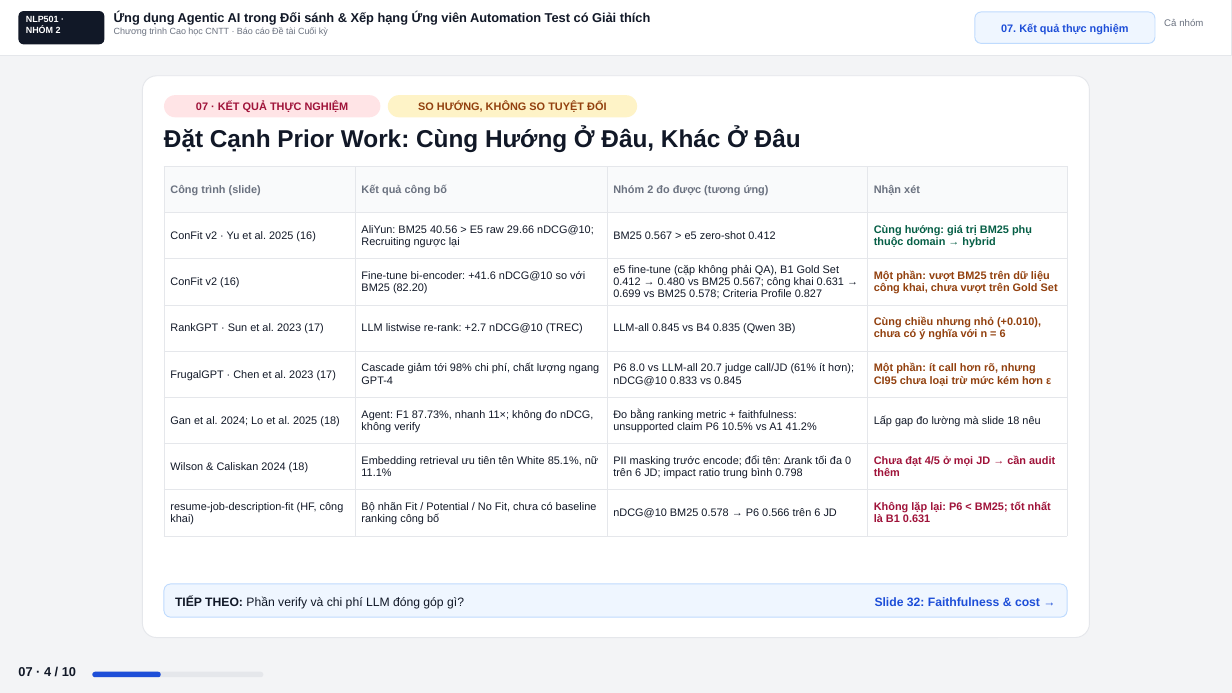
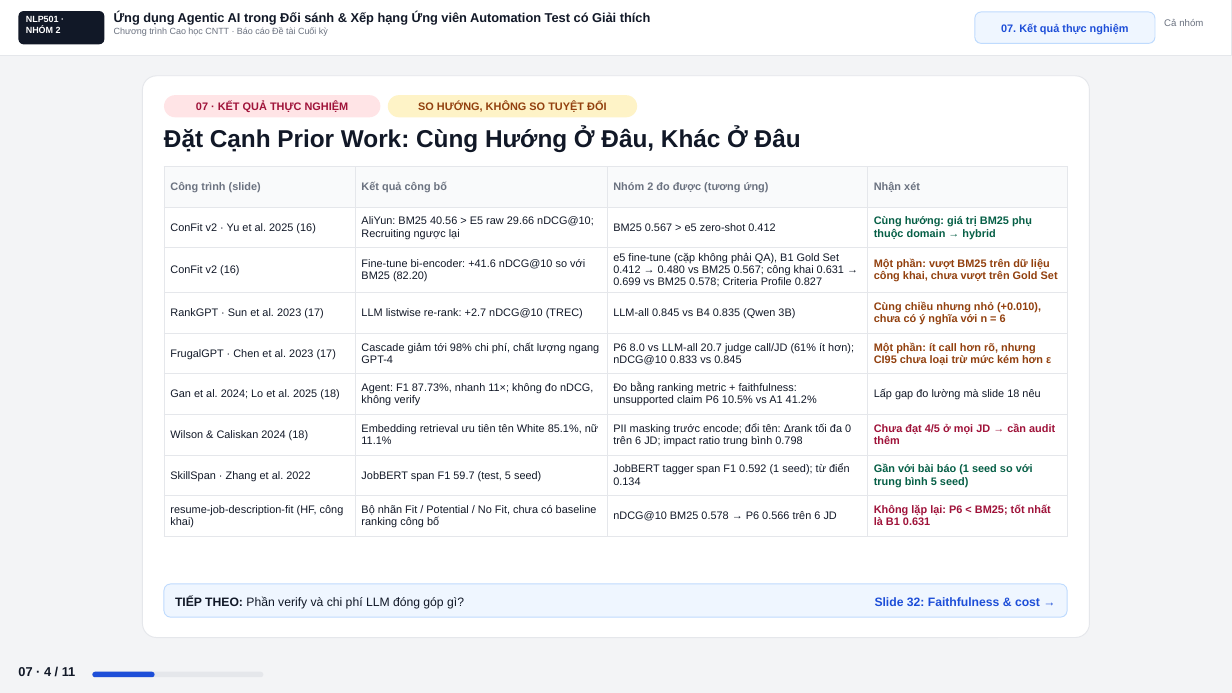
Before and after one commit to ZgsNat/NLP501.22_GROUP_2, a slide deck: slide 31 of Slide_Group2_NLP501-3.pptx. Drawn at 1232x693 pixels with LibreOffice and Linux fonts; fonts in the diff are those of the drawing. Boxes give left, top, right and bottom in pixels: in the first picture for what was removed or moved away, otherwise in the second. Text is boxed around its words. In the diff, an @@ line names an element or a change of style, - is before the commit and + after.

Commit message:
feat: add SkillSpan tagger and per-JD error analysis
- train-tagger: fine-tune jjzha/jobbert-base-cased as a BIO skill/knowledge
  tagger on SkillSpan, select the epoch by dev span F1, score test once.
  Test exact span F1 0.592 (paper: 59.7 +/- 0.4 over 5 seeds); the taxonomy
  extractor reaches 0.134 and the union of both 0.589.
- eval-spans --tagger/--hybrid: score the tagger, the taxonomy extractor and
  their union with shared span scoring (span_scoring.py).
- error-analysis: post-hoc per-JD report with near-duplicate detection; 3 of
  the 6 public JDs are one re-posted non-QA job, effective n = 4.
- Slides: tagger columns, data-driven error-analysis slide, prior-work row
  and conclusion bullet; README documents commands and results.
- Colab notebook embeds the tagger and runs it in a TRAIN_TAGGER cell.

```diff
--- a/Slide_Group2_NLP501-3.pptx
+++ b/Slide_Group2_NLP501-3.pptx
@@ table at [164,166,1067,532] @@
+row 8: SkillSpan · Zhang et al. 2022 | JobBERT span F1 59.7 (test, 5 seed) | JobBERT tagger span F1 0.592 (1 seed); từ điển 0.134 | Gần với bài báo (1 seed so với trung bình 5 seed)
@@ text at [18,667,76,676]: text changed @@
-07 · 4 / 10
+07 · 4 / 11
@@ rounded rectangle: place and size @@
-rounded rectangle at [92,672,161,677]
+rounded rectangle at [92,672,154,677]
```
Also in this commit, not shown: 10 other slides changed, 1 slide added, 12 other files.
